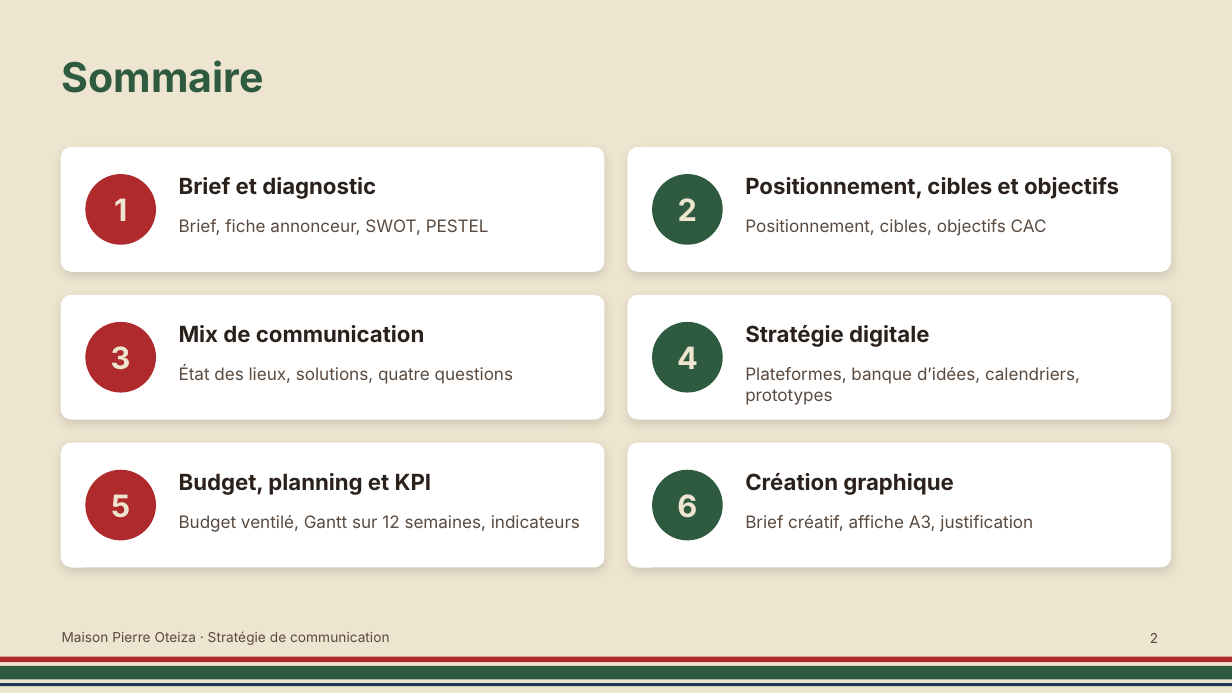
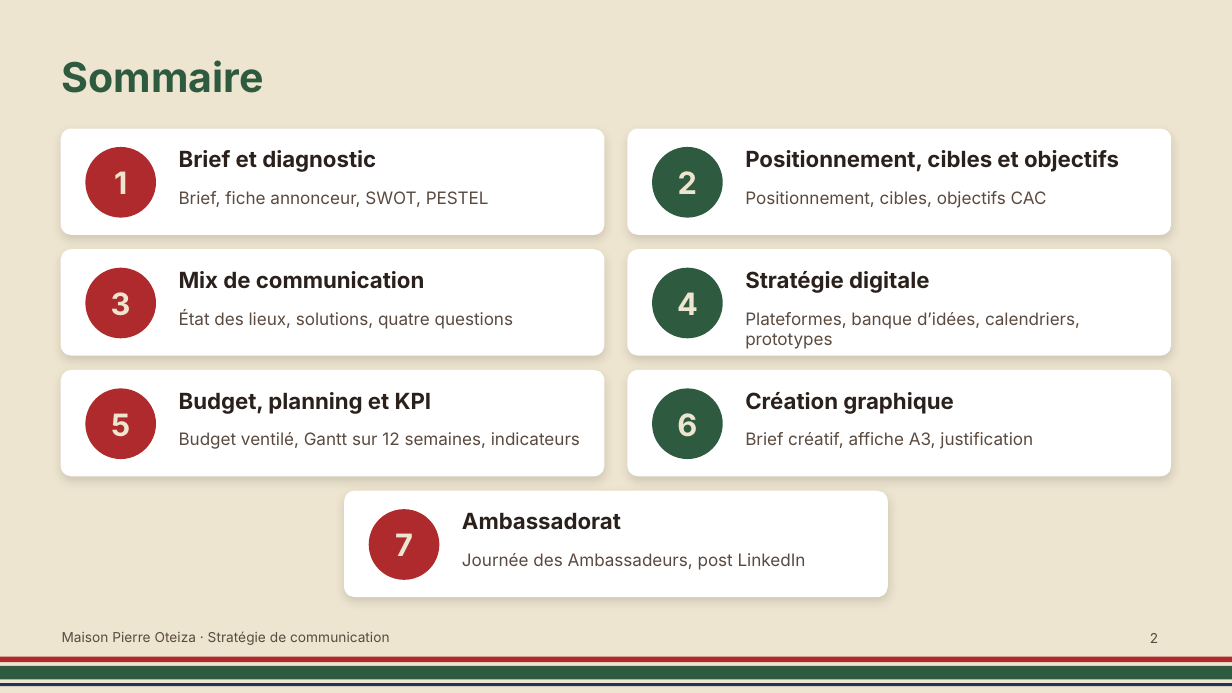
Before and after one commit to loulou64jgp/mes-skills, a slide deck: slide 2 of oteiza-prototype/presentation/Pierre_Oteiza_presentation.pptx. Drawn at 1232x693 pixels with LibreOffice and Linux fonts; fonts in the diff are those of the drawing. Boxes give left, top, right and bottom in pixels: in the first picture for what was removed or moved away, otherwise in the second. Text is boxed around its words. In the diff, an @@ line names an element or a change of style, - is before the commit and + after.

```diff
--- a/oteiza-prototype/presentation/Pierre_Oteiza_presentation.pptx
+++ b/oteiza-prototype/presentation/Pierre_Oteiza_presentation.pptx
@@ rounded rectangle resized from (x1=62, y1=148, x2=604, y2=271) to (x1=62, y1=129, x2=604, y2=234) @@
@@ rounded rectangle resized from (x1=628, y1=148, x2=1170, y2=271) to (x1=628, y1=129, x2=1170, y2=234) @@
@@ 4 texts, 2 ellipses moved together from (x1=86, y1=175, x2=1119, y2=244) to (x1=86, y1=148, x2=1119, y2=217) @@
@@ text "Brief, fiche annonceur, SWOT, PESTEL" moved from (x1=179, y1=219, x2=489, y2=235) to (x1=179, y1=191, x2=489, y2=207) @@
@@ text "Positionnement, cibles, objectifs CAC" moved from (x1=745, y1=219, x2=1047, y2=236) to (x1=745, y1=191, x2=1047, y2=208) @@
@@ rounded rectangle resized from (x1=62, y1=296, x2=604, y2=419) to (x1=62, y1=250, x2=604, y2=355) @@
@@ rounded rectangle resized from (x1=628, y1=296, x2=1170, y2=419) to (x1=628, y1=250, x2=1170, y2=355) @@
@@ 6 texts, 2 ellipses moved together from (x1=86, y1=323, x2=1080, y2=405) to (x1=86, y1=269, x2=1080, y2=349) @@
@@ rounded rectangle resized from (x1=62, y1=444, x2=604, y2=567) to (x1=62, y1=371, x2=604, y2=476) @@
@@ proportions changed in 6 elements at (x1=62, y1=129, x2=604, y2=234), (x1=628, y1=129, x2=1170, y2=234), (x1=62, y1=250, x2=604, y2=355), (x1=628, y1=250, x2=1170, y2=355), (x1=62, y1=371, x2=604, y2=476), (x1=628, y1=371, x2=1170, y2=476) @@
@@ rounded rectangle resized from (x1=628, y1=444, x2=1170, y2=567) to (x1=628, y1=371, x2=1170, y2=476) @@
@@ 6 texts, 2 ellipses moved together from (x1=86, y1=471, x2=1033, y2=540) to (x1=86, y1=389, x2=1033, y2=458) @@
@@ rounded rectangle added at (x1=345, y1=492, x2=887, y2=596), fill #FFFFFF, outline #FFFFFF 1 pt @@
@@ ellipse added at (x1=370, y1=510, x2=439, y2=579), fill #AE2A2C, outline #AE2A2C 1 pt @@
@@ text added at (x1=395, y1=533, x2=413, y2=556), 18 pt, text #EEE5D0, bold @@
+7
@@ text added at (x1=462, y1=512, x2=621, y2=530), 13 pt, text #2B211C, bold @@
+Ambassadorat
@@ text added at (x1=462, y1=553, x2=806, y2=570), 10 pt, text #5A4A3F @@
+Journée des Ambassadeurs, post LinkedIn
```
Also in this commit, not shown: 1 other slide changed, 4 slides added, 11 other files.
